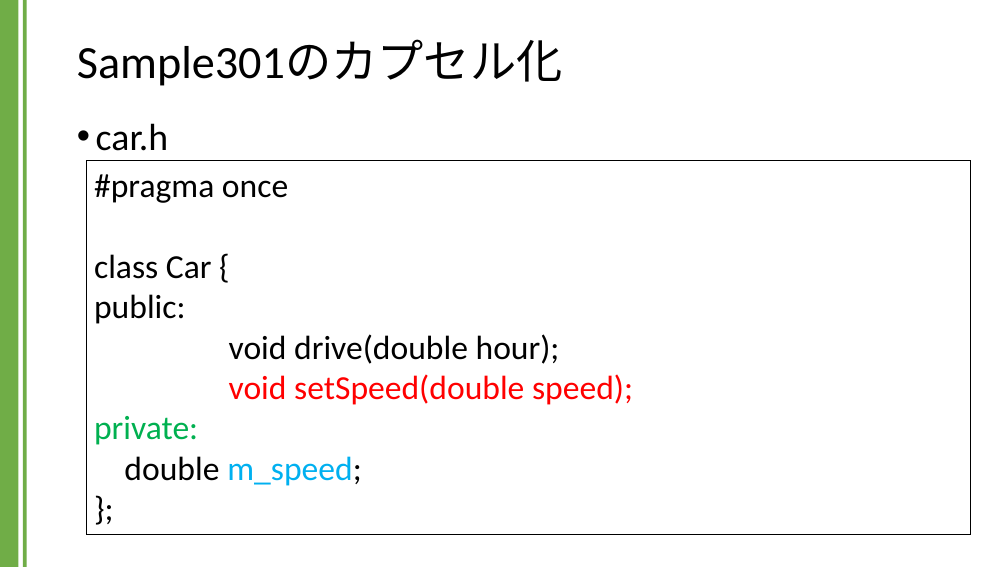
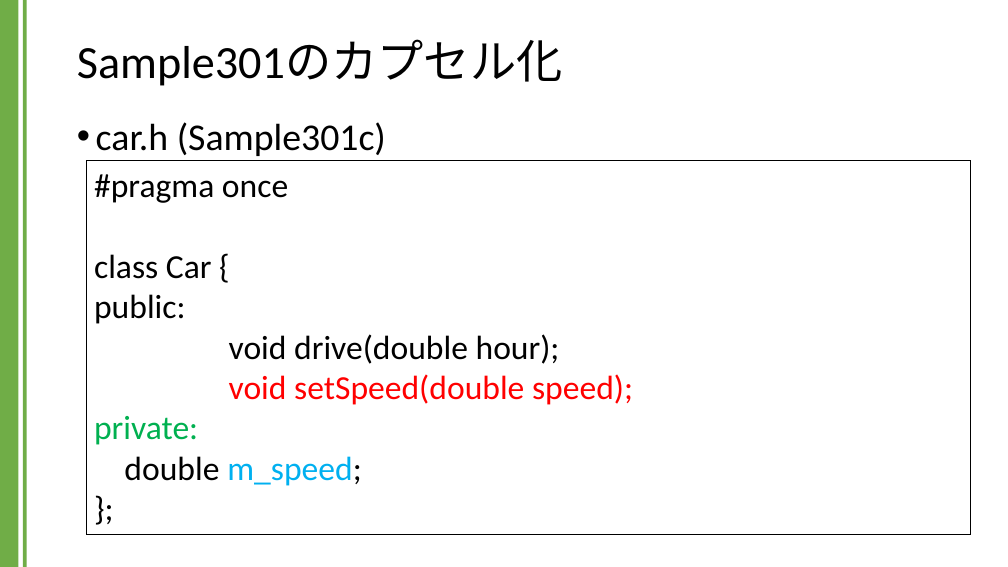
Before and after one commit to kic-murata/cpp2024, a slide deck: slide 24 of 授業資料/講義資料：アクセス指定子とカプセル化.pptx (slide 22 before the commit). Drawn at 1008x567 pixels with LibreOffice and Linux fonts; fonts in the diff are those of the drawing. Boxes give left, top, right and bottom in pixels: in the first picture for what was removed or moved away, otherwise in the second. Text is boxed around its words. In the diff, an @@ line names an element or a change of style, - is before the commit and + after.

```diff
--- a/授業資料/講義資料：アクセス指定子とカプセル化.pptx
+++ b/授業資料/講義資料：アクセス指定子とカプセル化.pptx
@@ text at (96,122,386,156): text changed @@
-• car.h
+• car.h (Sample301c)
```
Also in this commit, not shown: 3 other slides changed, 2 slides added.
